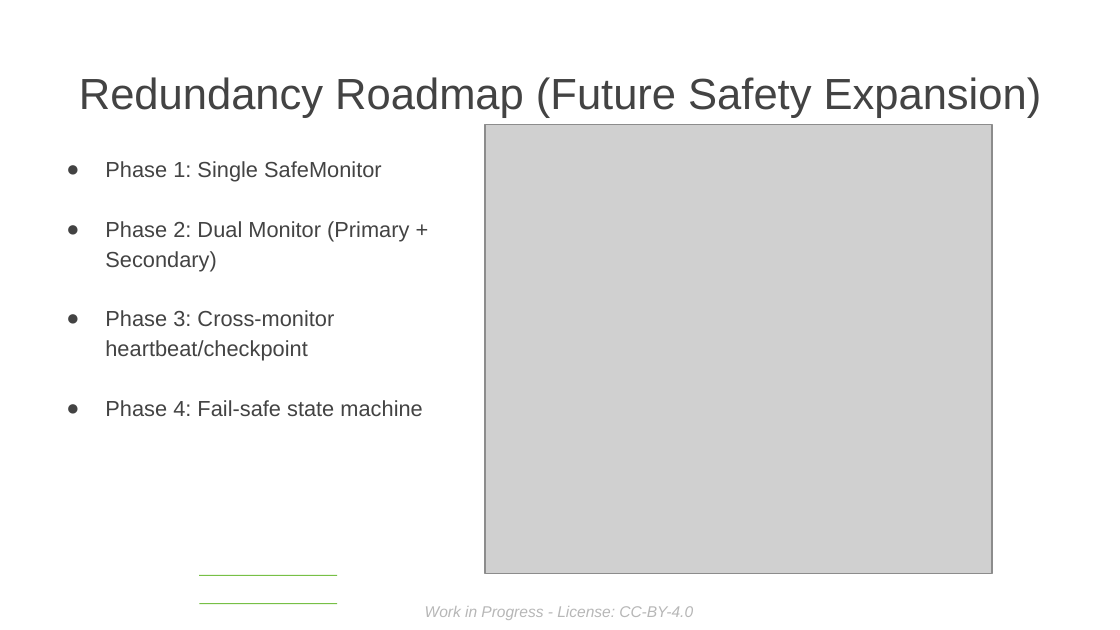
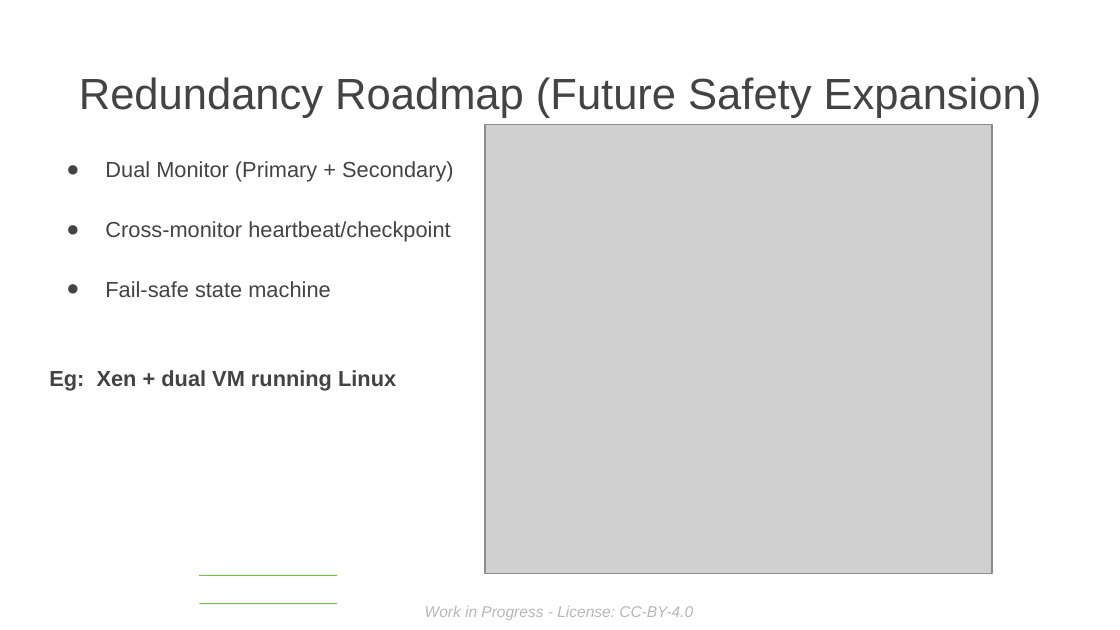
Before and after one commit to sduraiengineer/safetyguard, a slide deck: slide 20 of doc/ELISA Presentation MASTER for Workshop - London 2026.odp (slide 19 before the commit). Drawn at 1120x630 pixels with LibreOffice and Linux fonts; fonts in the diff are those of the drawing; grey boxes stand for pictures; background and template pictures are left out. Boxes give left, top, right and bottom in pixels: in the first picture for what was removed or moved away, otherwise in the second. Text is boxed around its words. In the diff, an @@ line names an element or a change of style, - is before the commit and + after.

```diff
--- a/doc/ELISA Presentation MASTER for Workshop - London 2026.odp
+++ b/doc/ELISA Presentation MASTER for Workshop - London 2026.odp
@@ text at (49,161,454,391): text changed @@
-● Phase 1: Single SafeMonitor
-● Phase 2: Dual Monitor (Primary + Secondary)
-● Phase 3: Cross-monitor heartbeat/checkpoint
-● Phase 4: Fail-safe state machine
+● Dual Monitor (Primary + Secondary)
+● Cross-monitor heartbeat/checkpoint
+● Fail-safe state machine
+Eg: Xen + dual VM running Linux
```
Also in this commit, not shown: 9 other slides changed, 3 slides added, 4 slides removed, 2 other files.
